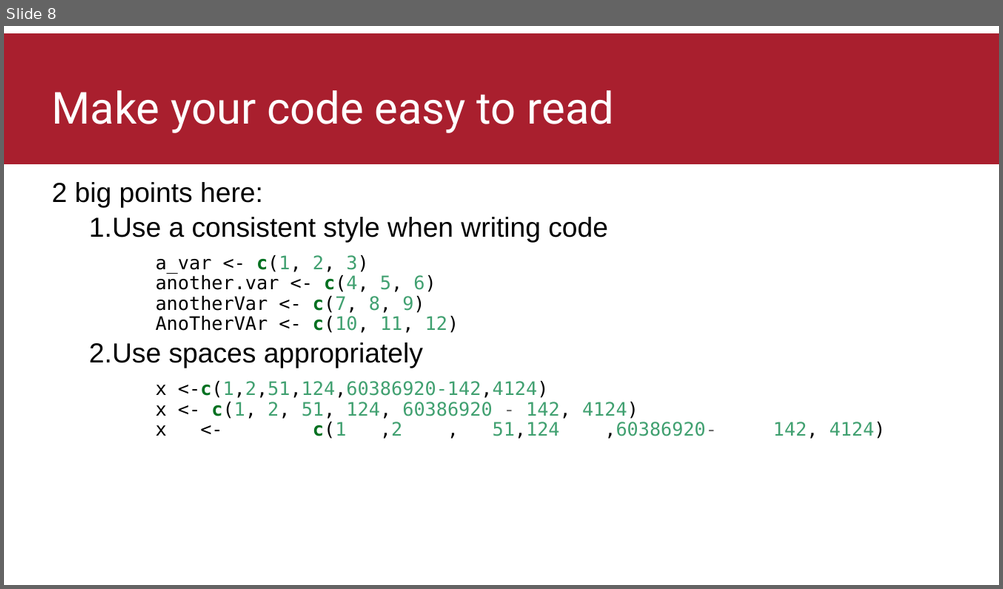
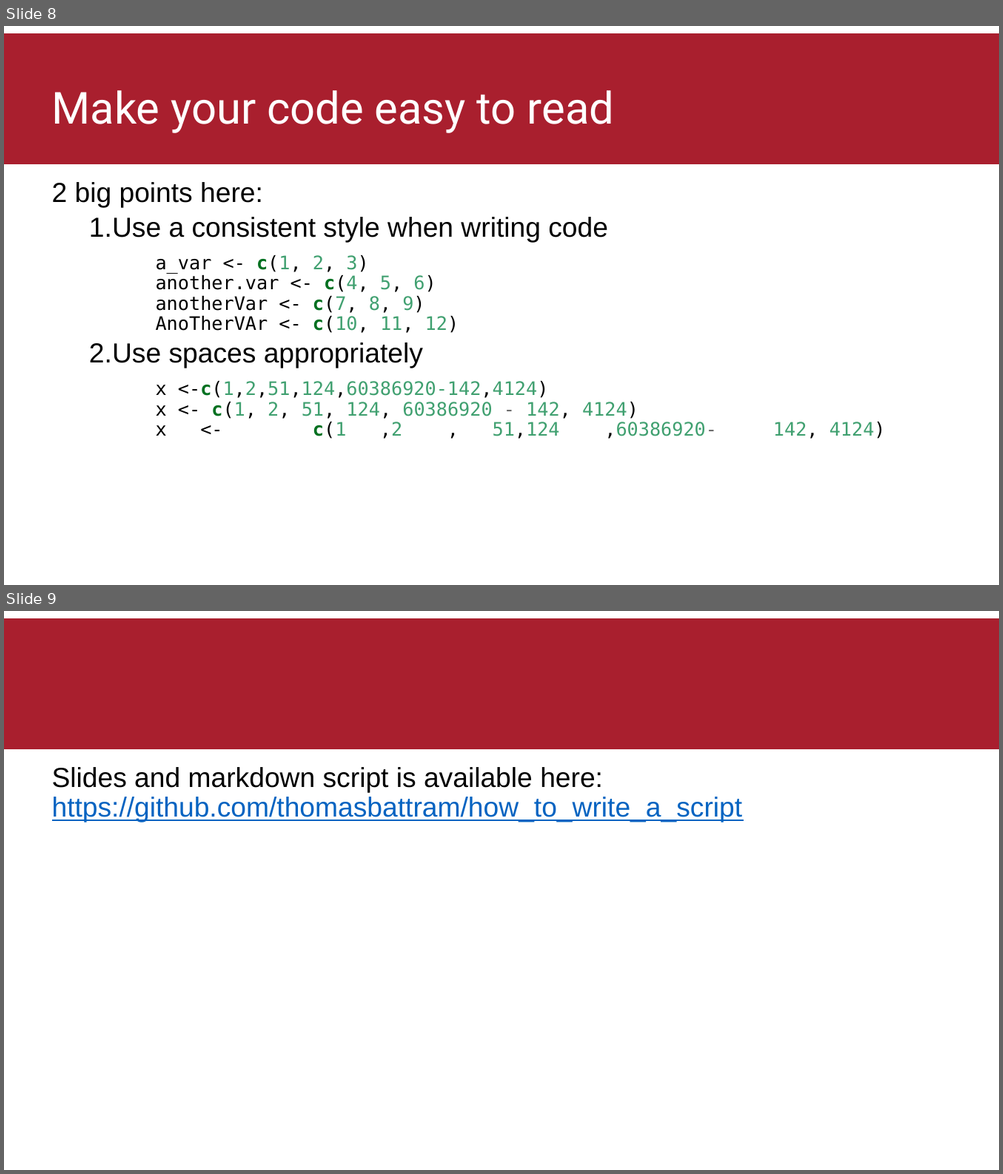
Before and after one commit to thomasbattram/how_to_write_a_script, a slide deck: slides/how_to_write_a_script.pptx. Shown one above the other, each under a label of ours: slide 8 before the commit, slides 8 and 9 after it. The pictures are 1003x589 and 1003x1174 pixels, drawn with LibreOffice and Linux fonts; fonts in the diff are those of the drawing; background and template pictures are left out. Boxes give left, top, right and bottom in pixels: in the first picture for what was removed or moved away, otherwise in the second. Text is boxed around its words. In the diff, an @@ line names an element or a change of style, - is before the commit and + after.

Commit message:
Updated to give the github link at the end of the slides

```diff
--- a/slides/how_to_write_a_script.pptx
+++ b/slides/how_to_write_a_script.pptx
@@ slide 9 added at (x1=4, y1=611, x2=999, y2=1170), background picture (left out); not listed: 1 template element that a slide beside it also shows @@
@@ text added at (x1=52, y1=767, x2=743, y2=823), 26.7 pt, text #0563C1, underline @@
+Slides and markdown script is available here: https://github.com/thomasbattram/how_to_write_a_script
```
Also in this commit, not shown: 1 other file.
